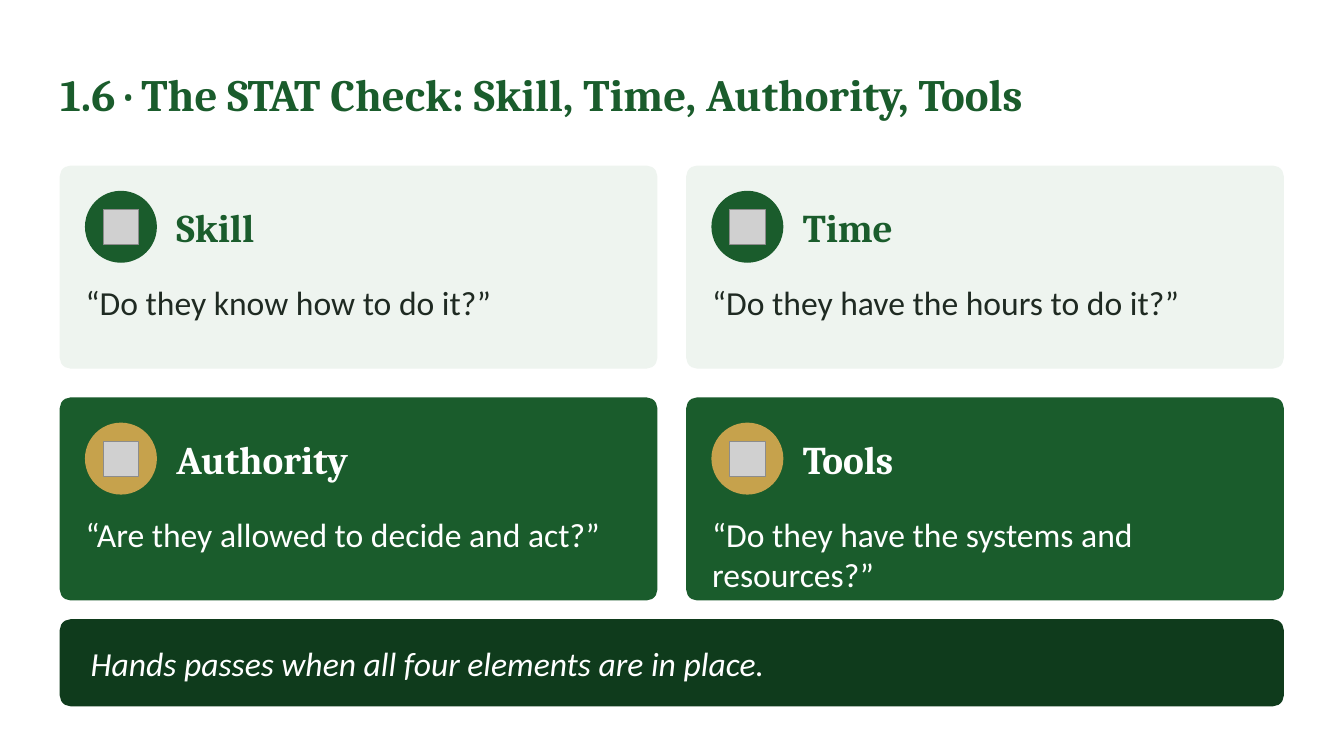
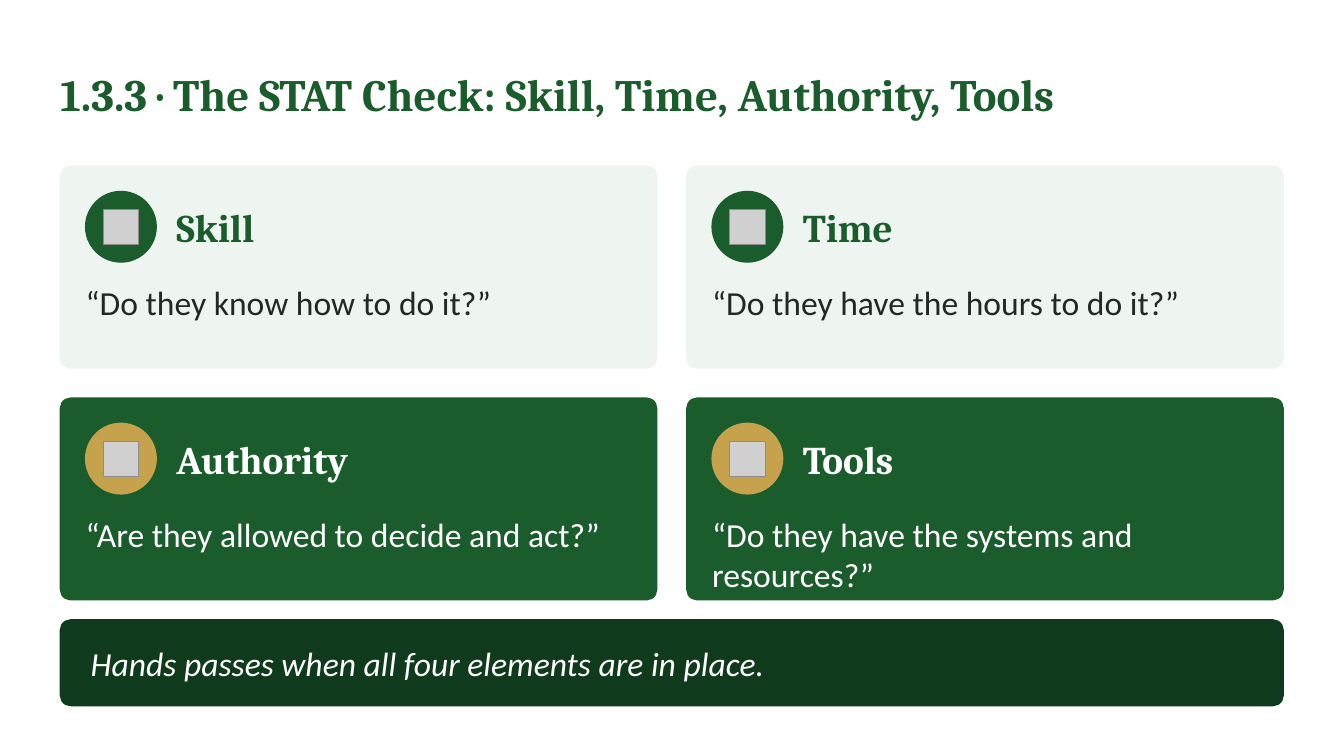
Before and after one commit to IBSL26/ibsl-platform, a slide deck: slide 16 of Unit decks/Unit 05 - Aligning Heart & Mind.pptx. Drawn at 1344x756 pixels with LibreOffice and Linux fonts; fonts in the diff are those of the drawing; grey boxes stand for pictures. Boxes give left, top, right and bottom in pixels: in the first picture for what was removed or moved away, otherwise in the second. Text is boxed around its words. In the diff, an @@ line names an element or a change of style, - is before the commit and + after.

```diff
--- a/Unit decks/Unit 05 - Aligning Heart & Mind.pptx
+++ b/Unit decks/Unit 05 - Aligning Heart & Mind.pptx
@@ text at (x1=60, y1=80, x2=1054, y2=121): text changed @@
-1.6 · The STAT Check: Skill, Time, Authority, Tools
+1.3.3 · The STAT Check: Skill, Time, Authority, Tools
```
Also in this commit, not shown: 12 other slides changed, 5 slides added, 6 slides removed, 42 other files.
